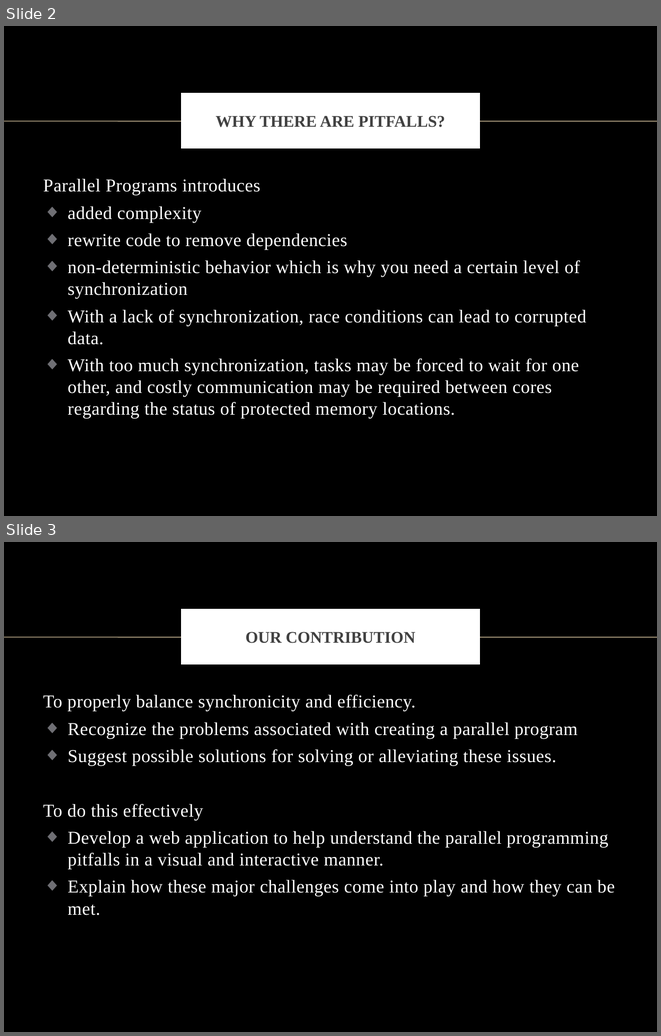
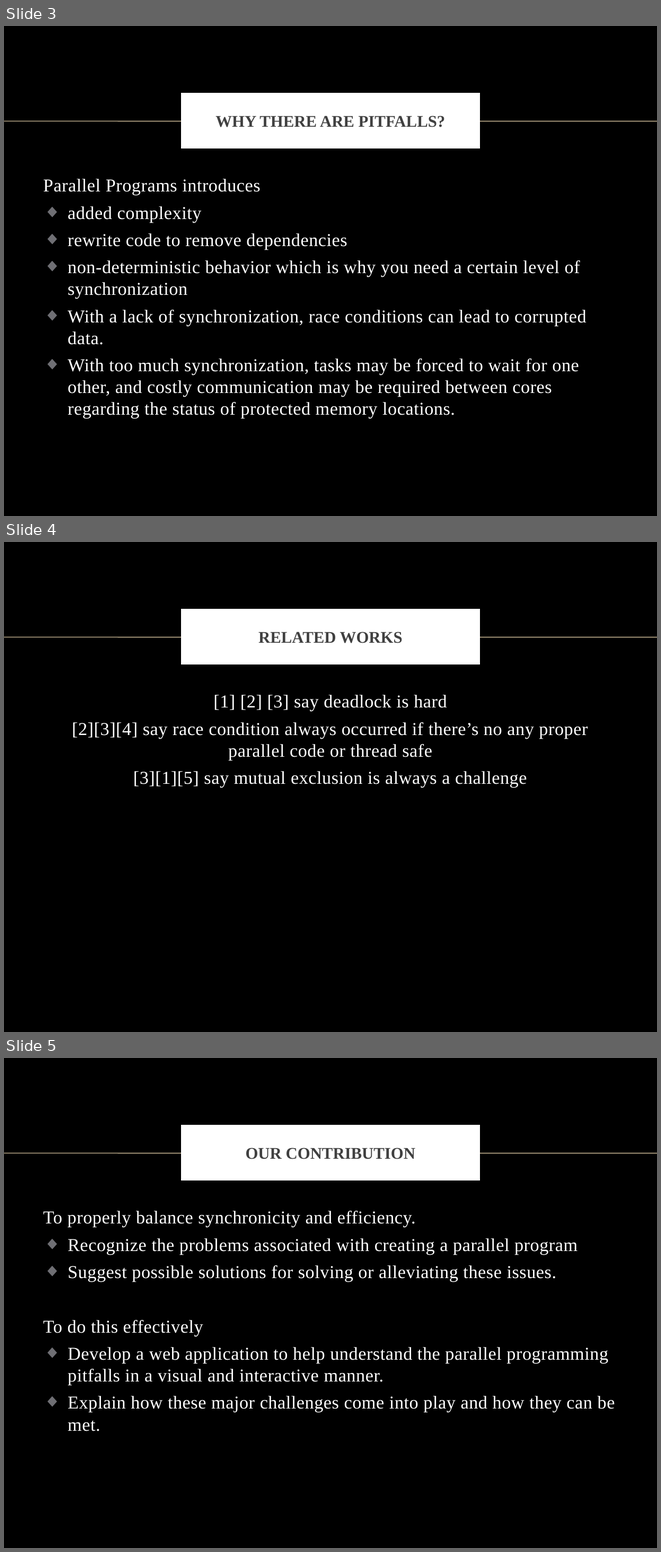
Before and after one commit to vong-srey/Paravantage, a slide deck: Presentation.pptx. Shown one above the other, each under a label of ours: slides 2 and 3 before the commit, slides 3, 4 and 5 after it. The pictures are 661x1036 and 661x1552 pixels, drawn with LibreOffice and Linux fonts; fonts in the diff are those of the drawing; background and template pictures are left out. Boxes give left, top, right and bottom in pixels: in the first picture for what was removed or moved away, otherwise in the second. Text is boxed around its words. In the diff, an @@ line names an element or a change of style, - is before the commit and + after.

```diff
--- a/Presentation.pptx
+++ b/Presentation.pptx
@@ slide 4 added at box(4, 542, 657, 1032), background picture (left out); not listed: 1 template element that a slide beside it also shows @@
@@ title added at box(184, 612, 477, 662), fill #FFFFFF, outline #FFFFFF 6 pt, 18 pt, text #404040, bold @@
+RELATED WORKS
@@ text added at box(72, 695, 588, 787), 20 pt, text #FFFFFF @@
+[1] [2] [3] say deadlock is hard
+[2][3][4] say race condition always occurred if there’s no any proper parallel code or thread safe
+[3][1][5] say mutual exclusion is always a challenge
@@ what was slide 2 is now slide 3 @@
@@ what was slide 3 is now slide 5 @@
```
Also in this commit, not shown: 1 slide changed, 8 other slides added.
